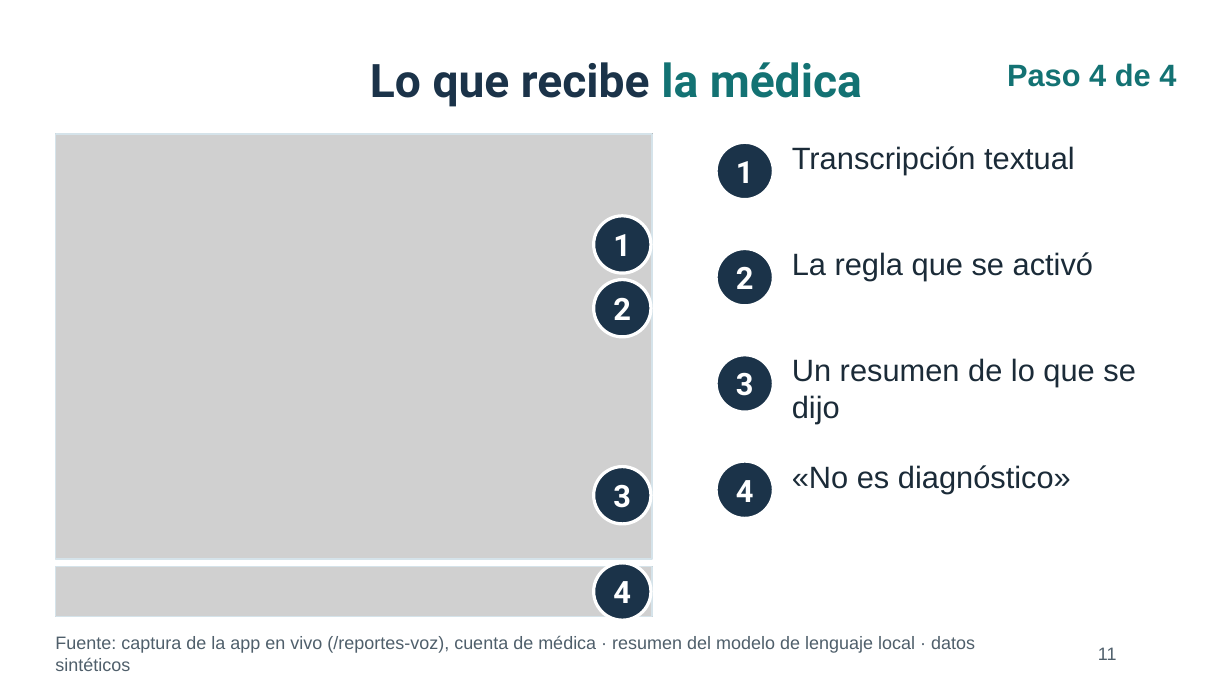
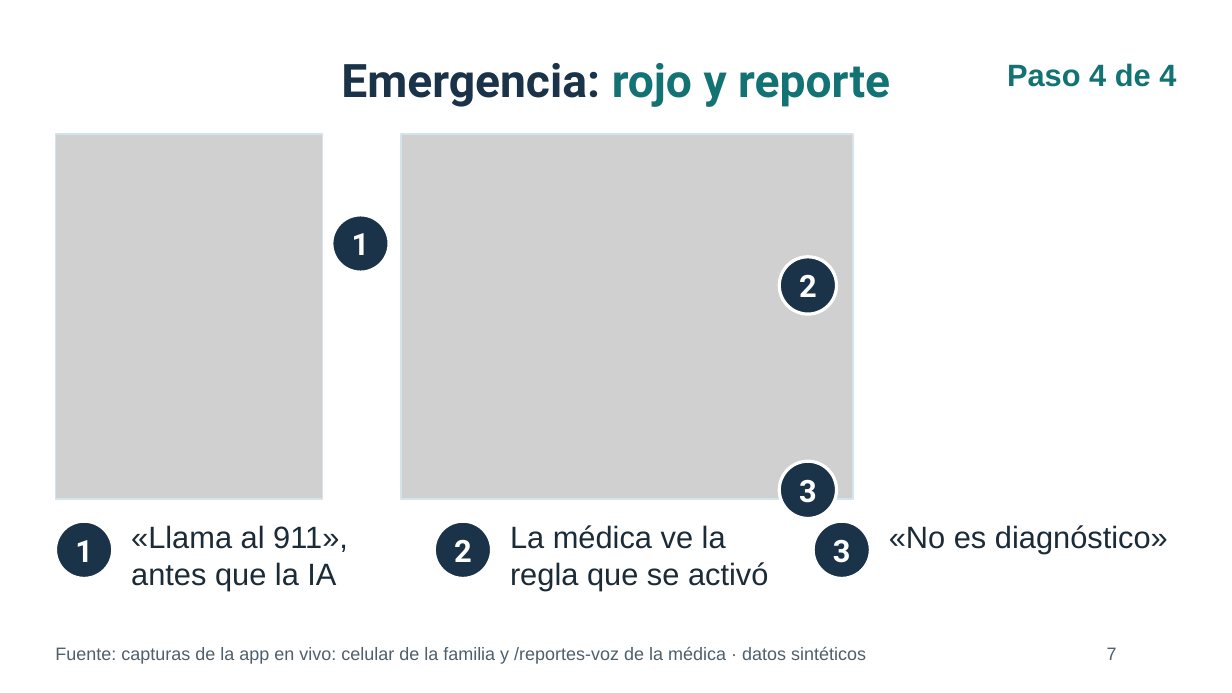
Before and after one commit to daviddzd/vela, a slide deck: slide 7 of docs/presentacion/enlaza_coloquio_capturas.pptx (slide 11 before the commit). Drawn at 1232x693 pixels with LibreOffice and Linux fonts; fonts in the diff are those of the drawing; grey boxes stand for pictures; background and template pictures are left out. Boxes give left, top, right and bottom in pixels: in the first picture for what was removed or moved away, otherwise in the second. Text is boxed around its words. In the diff, an @@ line names an element or a change of style, - is before the commit and + after.

```diff
--- a/docs/presentacion/enlaza_coloquio_capturas.pptx
+++ b/docs/presentacion/enlaza_coloquio_capturas.pptx
@@ title at [341, 63, 890, 107]: text changed; text colour #1B3349 to #137273 @@
-Lo que recibe la médica
+Emergencia: rojo y reporte
@@ rectangle: place and size @@
-rectangle at [55, 134, 653, 559]
+rectangle at [55, 134, 323, 499]
@@ picture: place and size @@
-picture at [55, 134, 653, 559]
+picture at [55, 134, 323, 499]
@@ picture added at [401, 134, 853, 499] @@
@@ rectangle added at [401, 134, 853, 499], outline #D5E3EA 1.25 pt @@
@@ text removed at [792, 146, 1075, 174] @@
-Transcripción textual
@@ text "1": place and size @@
-text "1" at [613, 234, 631, 256]
+text "1" at [352, 233, 370, 255]
@@ ellipse: place and size @@
-ellipse at [593, 216, 651, 274]
+ellipse at [332, 215, 389, 273]
@@ ellipse removed at [716, 249, 774, 306] @@
@@ text "2": place and size @@
-text "2" at [736, 266, 754, 289]
+text "2" at [799, 274, 817, 297]
@@ ellipse: place and size @@
-ellipse at [593, 467, 651, 524]
+ellipse at [779, 257, 836, 314]
@@ ellipse removed at [716, 355, 774, 412] @@
@@ text removed at [792, 358, 1136, 424] @@
-Un resumen de lo que se dijo
@@ text "3": place and size @@
-text "3" at [613, 484, 631, 508]
+text "3" at [799, 479, 817, 503]
@@ ellipse: place and size @@
-ellipse at [716, 461, 774, 518]
+ellipse at [779, 461, 836, 518]
@@ text removed at [736, 480, 754, 502] @@
-4
@@ ellipse: place and size @@
-ellipse at [593, 563, 651, 620]
+ellipse at [55, 521, 113, 579]
@@ text "1": place and size @@
-text "1" at [736, 161, 754, 183]
+text "1" at [75, 540, 93, 562]
@@ text added at [131, 525, 348, 590], 24 pt, text #1B2B38 @@
+«Llama al 911», antes que la IA
@@ text "2": place and size @@
-text "2" at [613, 297, 631, 320]
+text "2" at [454, 539, 472, 562]
@@ ellipse: place and size @@
-ellipse at [593, 280, 651, 337]
+ellipse at [434, 521, 492, 579]
@@ text at [510, 525, 768, 590]: text changed @@
-La regla que se activó
+La médica ve la regla que se activó
@@ text "3": place and size @@
-text "3" at [736, 372, 754, 396]
+text "3" at [833, 539, 851, 563]
@@ ellipse: place and size @@
-ellipse at [716, 142, 774, 200]
+ellipse at [813, 521, 871, 579]
@@ text "«No es diagnóstico»": place and size @@
-text "«No es diagnóstico»" at [792, 465, 1071, 493]
+text "«No es diagnóstico»" at [889, 525, 1168, 553]
@@ picture removed at [55, 567, 653, 616] @@
@@ rectangle removed at [55, 567, 653, 616] @@
@@ text removed at [613, 581, 631, 603] @@
-4
@@ text at [55, 646, 866, 664]: text changed @@
-Fuente: captura de la app en vivo (/reportes-voz), cuenta de médica · resumen del modelo de lenguaje local · datos sintéticos
+Fuente: capturas de la app en vivo: celular de la familia y /reportes-voz de la médica · datos sintéticos
@@ page number at [1107, 647, 1117, 660]: text changed @@
-11
+7
```
Also in this commit, not shown: 8 other slides changed, 5 slides removed, 8 other files.
